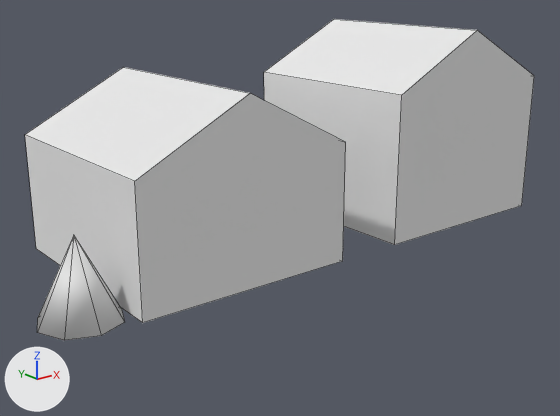
A saved change to the Blender file asset-sources/house.blend.
Rendered twice from a 50 mm lens placed at (-4.69, -7.03, 3.76), pointed at (1.31, 0.47, 0.76). The axes (+X, +Y, +Z) are drawn at lower left. The lights are the same throughout. Mesh edges are drawn as thin lines.

The older version as bpy lines, for what is in view:
```python
me_cone = bpy.data.meshes.new('Cone')
me_cone.from_pydata(...)  # an 8-sided cone pointing to +z spanning x 0.0..1.0, y 0.0..1.0, z 0.0..1.0
me_cone.polygons.foreach_set('use_smooth', [True] * 9)
me_cube = bpy.data.meshes.new('Cube')
me_cube.from_pydata(...)  # 10 vertices, 7 faces; spans x -1.0..2.0, y 0.0..3.0, z 0.0..2.39
me_cube.materials.append(mat_material)  # white #e7e7e7
me_cube_002 = bpy.data.meshes.new('Cube.002')
me_cube_002.from_pydata(...)  # 10 vertices, 7 faces; spans x -1.0..2.0, y 0.0..3.0, z 0.0..2.89
me_cube_002.materials.append(mat_material)  # white #e7e7e7
ob_cone = bpy.data.objects.new('Cone', me_cone)
ob_cone.location = (-2.0, 0.0, 0.0)
ob_home = bpy.data.objects.new('Home', me_cube)
ob_home.location = (0.0, 0.0, 0.0)
ob_school = bpy.data.objects.new('School', me_cube_002)
ob_school.location = (4.0, 0.0, 0.0)
```
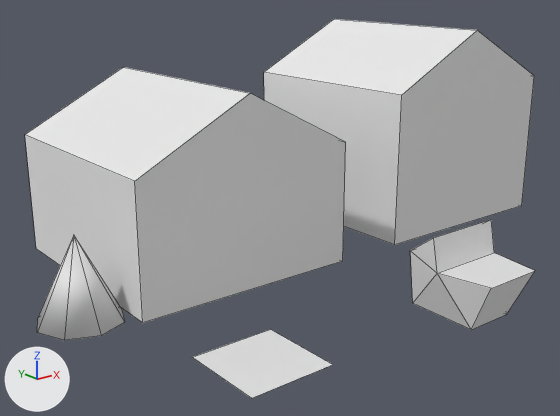
Boxes (x1, y1, x2, y2) around the edits, measured in the pictures (560 x 416 px):
'Cube', added
    after: (410, 220, 535, 330)
'Dirt', added
    after: (193, 329, 333, 398)

The change, as a list of edits to the scene's bpy script:
```text
Add me_plane:
    me_plane.from_pydata([(0.0, 0.0, 0.0), (1.0, 0.0, 0.0), (0.0, 1.0, 0.0), (1.0, 1.0, 0.0)], [], [(0, 1, 3, 2)])
Add me_cube_003:
    me_cube_003.from_pydata([(-0.316, -0.367, 0.0), (-0.291, 0.5, 0.0), (0.291, 0.5, 0.0), (0.316, -0.367, 0.0), (-0.386, -0.624, 0.589), (-0.377, 0.5, 0.675), (0.377, 0.5, 0.675), (0.386, -0.624, 0.589), (-0.5, 0.0, 0.589), (0.5, 0.0, 0.589), (-0.5, 0.077, 0.975), (0.5, 0.077, 0.975)], [], [(8, 10, 5), (5, 6, 2, 1), (2, 9, 3), (7, 4, 0, 3), (0, 1, 2, 3), (11, 6, 5, 10), (7, 9, 8, 4), (9, 11, 10, 8), (9, 2, 6), (9, 7, 3), (6, 11, 9), (8, 0, 4), (8, 5, 1), (1, 0, 8)])
Add ob_dirt:
    ob_dirt = bpy.data.objects.new('Dirt', me_plane)
    ob_dirt.location = (-1.0, -2.0, 0.0)
Add ob_cube:
    ob_cube = bpy.data.objects.new('Cube', me_cube_003)
    ob_cube.location = (2.0, -2.0, 0.0)
```
